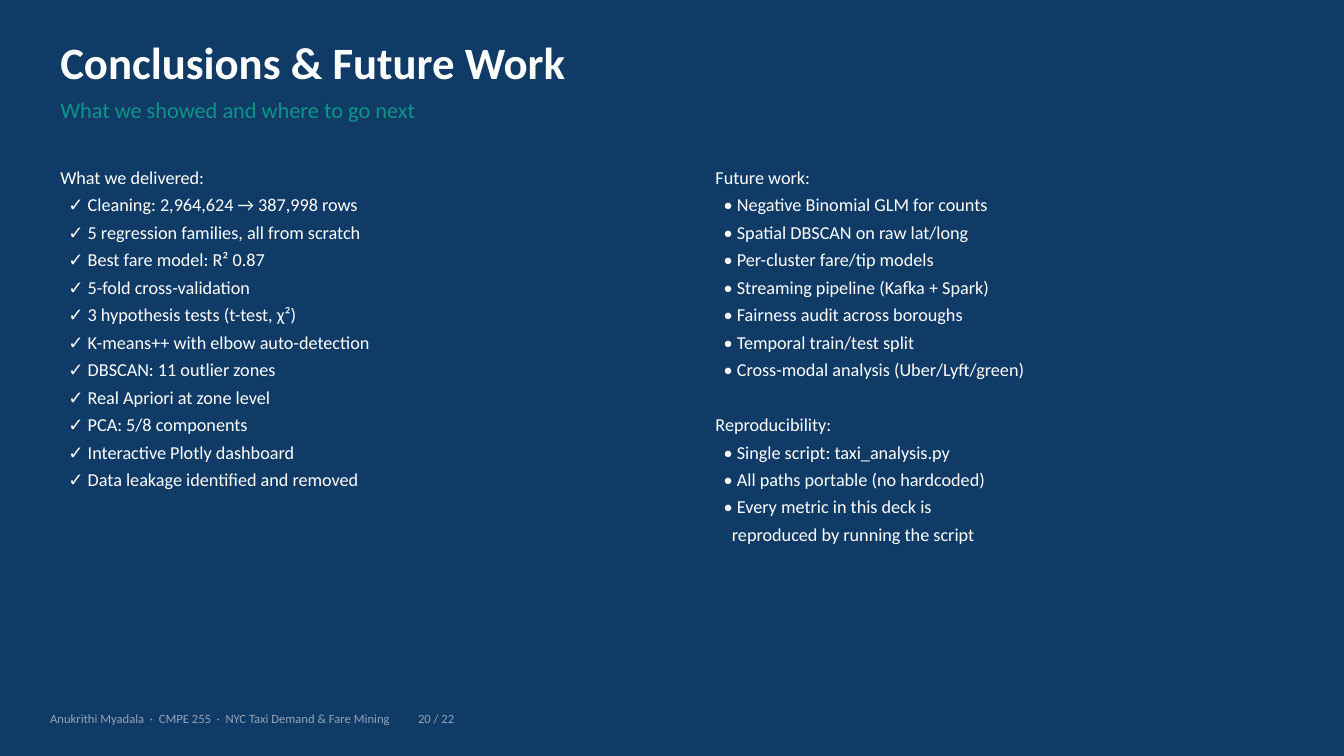
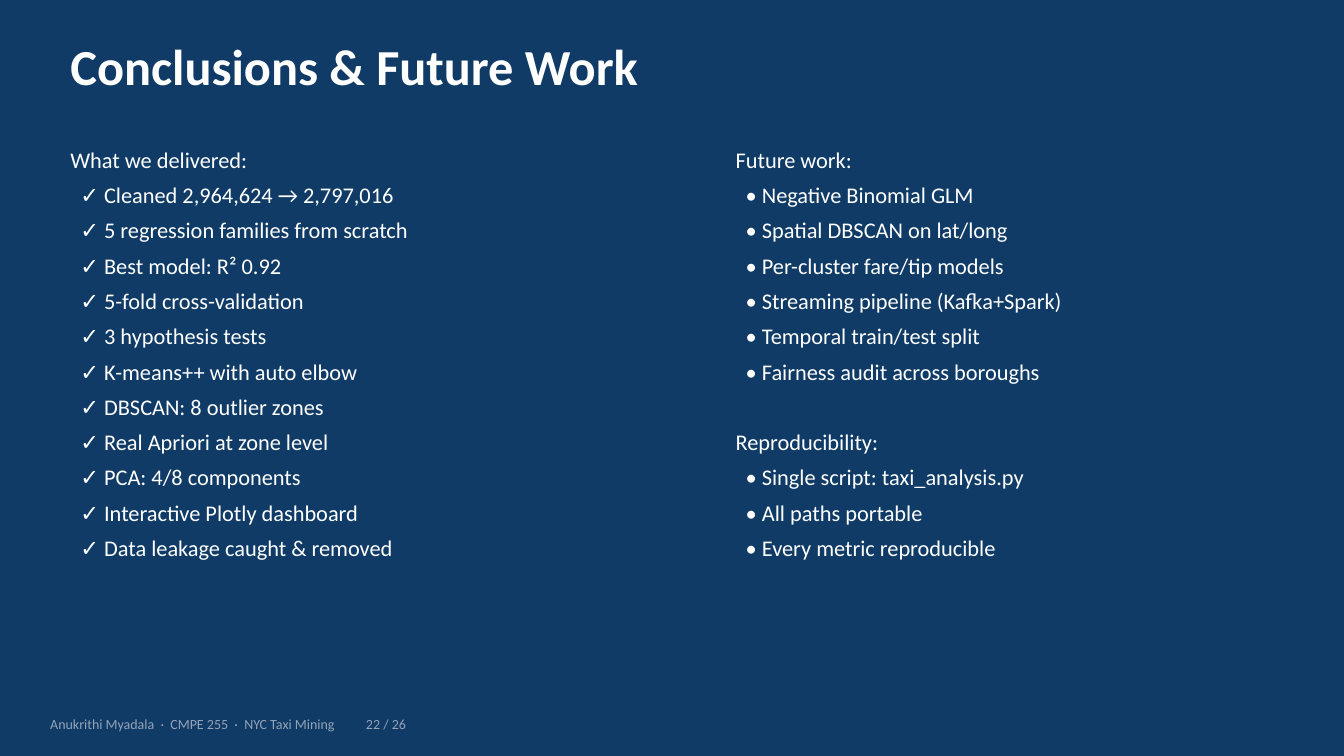
Before and after one commit to anu-myadala/255finalprojectanu, a slide deck: slide 22 of Taxi_Project_Presentation.pptx (slide 20 before the commit). Drawn at 1344x756 pixels with LibreOffice and Linux fonts; fonts in the diff are those of the drawing. Boxes give left, top, right and bottom in pixels: in the first picture for what was removed or moved away, otherwise in the second. Text is boxed around its words. In the diff, an @@ line names an element or a change of style, - is before the commit and + after.

```diff
--- a/Taxi_Project_Presentation.pptx
+++ b/Taxi_Project_Presentation.pptx
@@ text "Conclusions & Future Work": place and size @@
-text "Conclusions & Future Work" at box(60, 47, 565, 80)
+text "Conclusions & Future Work" at box(70, 49, 638, 86)
@@ text "Conclusions & Future Work" at box(70, 49, 638, 86): size 32 to 36 pt @@
@@ text removed at box(60, 102, 415, 122) @@
-What we showed and where to go next
@@ text "What we delivered:": place and size @@
-text "What we delivered:" at box(60, 171, 370, 489)
+text "What we delivered:" at box(70, 152, 407, 560)
@@ text "Future work:": place and size @@
-text "Future work:" at box(715, 171, 1024, 544)
+text "Future work:" at box(736, 152, 1062, 560)
@@ text at box(70, 152, 358, 525): size 13 to 16 pt in "What we delivered:", "✓ 5-fold cross-validation", "✓ Real Apriori at zone level", "✓ Interactive Plotly dashboard"; more space between paragraphs @@
@@ text at box(736, 152, 1039, 489): size 13 to 16 pt in "Future work:", "• Per-cluster fare/tip models", "• Fairness audit across boroughs", "Reproducibility:" and 1 more places; more space between paragraphs @@
@@ text at box(104, 187, 407, 274): text changed; size 13 to 16 pt @@
-✓ Cleaning: 2,964,624 → 387,998 rows
-✓ 5 regression families, all from scratch
-✓ Best fare model: R² 0.87
+✓ Cleaned 2,964,624 → 2,797,016
+✓ 5 regression families from scratch
+✓ Best model: R² 0.92
@@ text at box(762, 187, 1008, 242): text changed; size 13 to 16 pt @@
-• Negative Binomial GLM for counts
-• Spatial DBSCAN on raw lat/long
+• Negative Binomial GLM
+• Spatial DBSCAN on lat/long
@@ text at box(762, 293, 1062, 348): text changed; size 13 to 16 pt @@
-• Streaming pipeline (Kafka + Spark)
+• Streaming pipeline (Kafka+Spark)
+• Temporal train/test split
@@ text at box(104, 328, 357, 415): text changed; size 13 to 16 pt @@
-✓ 3 hypothesis tests (t-test, χ²)
-✓ K-means++ with elbow auto-detection
-✓ DBSCAN: 11 outlier zones
+✓ 3 hypothesis tests
+✓ K-means++ with auto elbow
+✓ DBSCAN: 8 outlier zones
@@ text at box(737, 336, 1024, 379): paragraphs removed @@
-• Temporal train/test split
-• Cross-modal analysis (Uber/Lyft/green)
@@ text at box(104, 469, 301, 489): text changed; size 13 to 16 pt @@
-✓ PCA: 5/8 components
+✓ PCA: 4/8 components
@@ text at box(762, 505, 996, 560): text changed; size 13 to 16 pt @@
-• All paths portable (no hardcoded)
-• Every metric in this deck is
-reproduced by running the script
+• All paths portable
+• Every metric reproducible
@@ text at box(104, 540, 393, 560): text changed; size 13 to 16 pt @@
-✓ Data leakage identified and removed
+✓ Data leakage caught & removed
@@ text at box(50, 719, 406, 732): text changed; size 9 to 10 pt @@
-Anukrithi Myadala · CMPE 255 · NYC Taxi Demand & Fare Mining 20 / 22
+Anukrithi Myadala · CMPE 255 · NYC Taxi Mining 22 / 26
```
Also in this commit, not shown: 18 other slides changed, 7 slides added, 3 slides removed, 3 other files.
